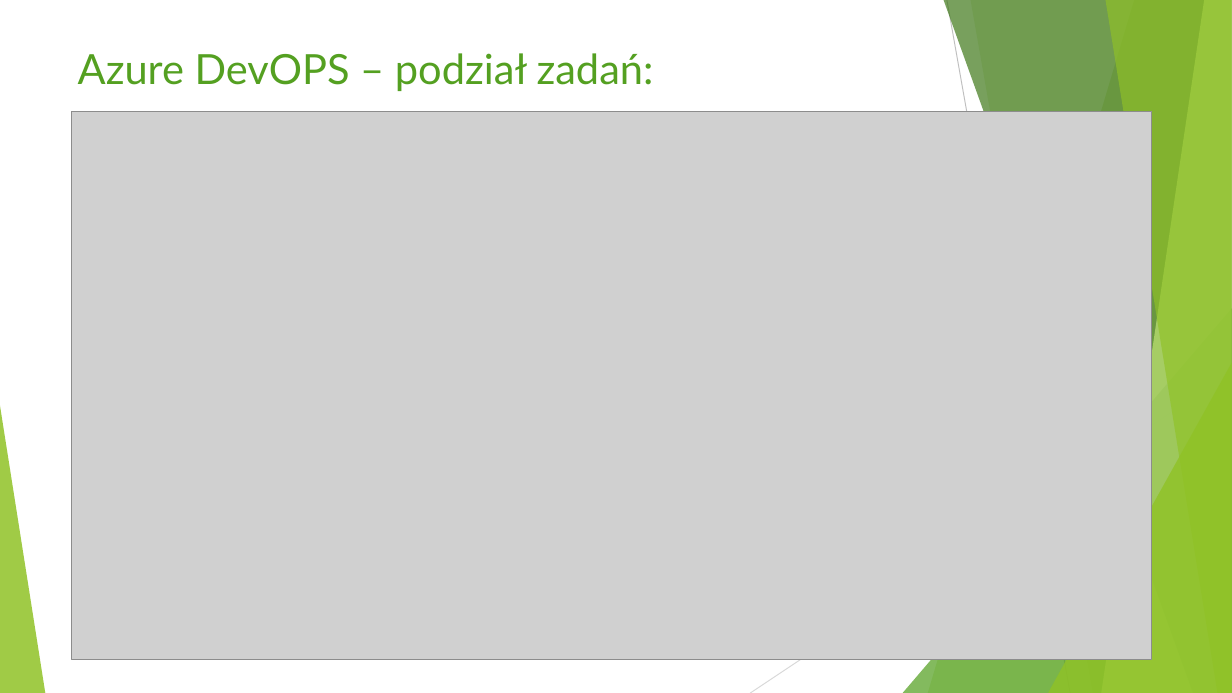
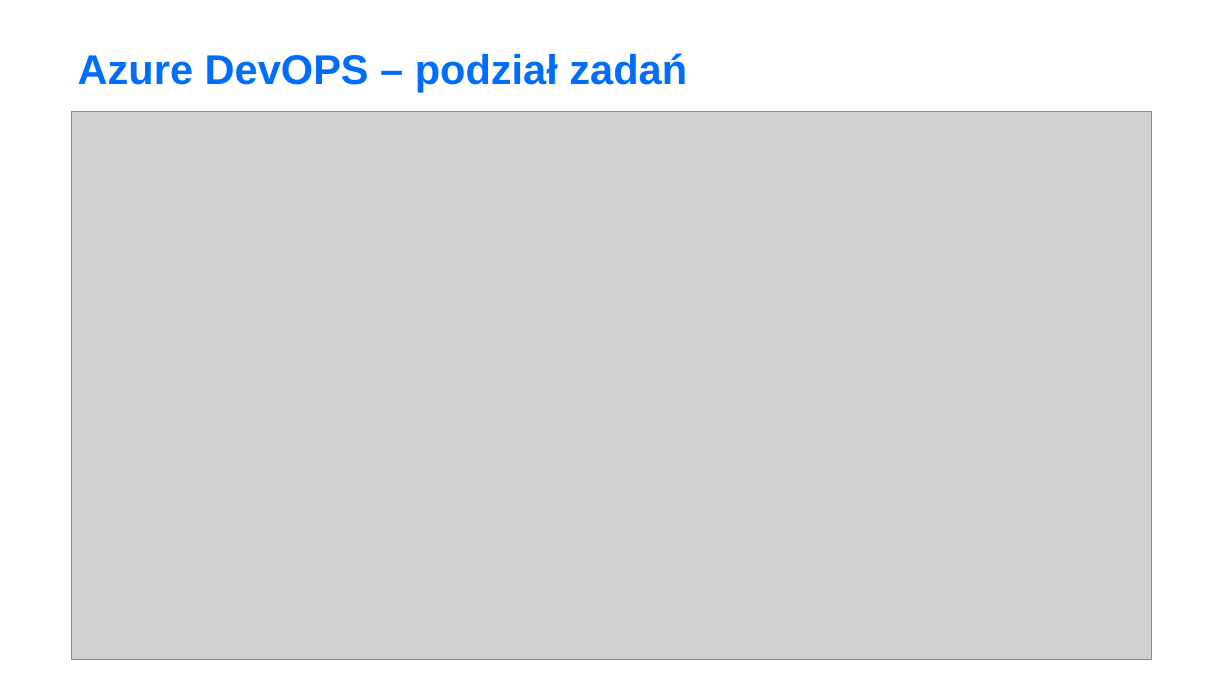
Before and after one commit to MartaJac/Technologia-vs-GDP-Team, a slide deck: slide 4 of Technologia vs GDP.pptx. Drawn at 1232x693 pixels with LibreOffice and Linux fonts; fonts in the diff are those of the drawing; grey boxes stand for pictures. Boxes give left, top, right and bottom in pixels: in the first picture for what was removed or moved away, otherwise in the second. Text is boxed around its words. In the diff, an @@ line names an element or a change of style, - is before the commit and + after.

```diff
--- a/Technologia vs GDP.pptx
+++ b/Technologia vs GDP.pptx
@@ title at (x1=78, y1=53, x2=687, y2=92): text changed; font Lato to Arial; text colour #54A021 to #006EFB; bold on @@
-Azure DevOPS – podział zadań:
+Azure DevOPS – podział zadań
@@ group removed at (x1=0, y1=0, x2=1232, y2=693): 5 freeform shapes, 3 triangles, 2 lines @@
```
Also in this commit, not shown: 9 other slides changed.
